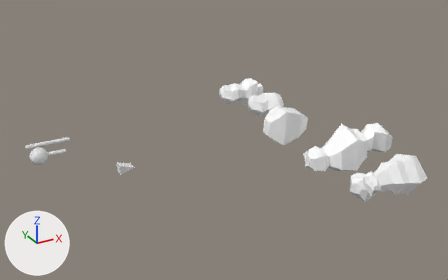
What one commit did to the glTF model public/3d/matthaikirchplatz.glb.
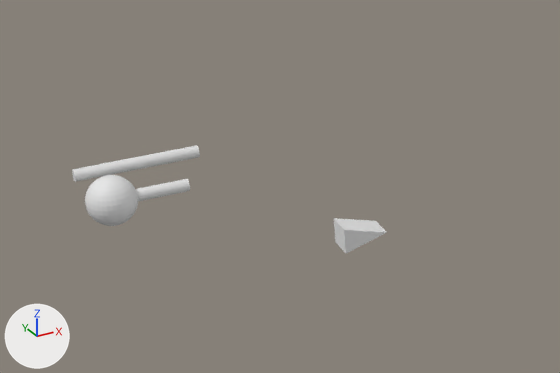
Each version is shown whole from a 50 mm camera at (-11.21, -34.92, 17.84) aimed at (7.43, -1.02, 0.88), then close up on the part from 0% to 44% of the width and 31% to 77% of the height. The lights are fixed; the arrows at lower left show +X, +Y and +Z. Both versions are drawn at frame 185 of the action 'sphereAction'; the numbers are the values there.
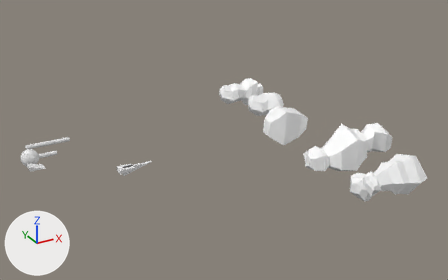
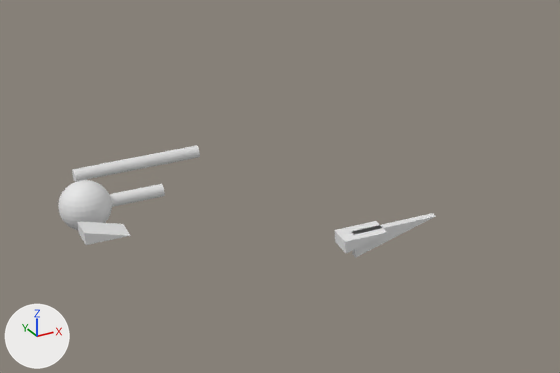
ob_beak is not drawn itself; it is the parent of ob_beaktop.

What changed in the scene script:
```text
Add me_plane_006:
    me_plane_006.from_pydata([(2.5, 0.09, 0.0), (0.5, 0.09, -0.58), (0.5, 0.09, 0.0), (2.5, -0.09, 0.0), (0.5, -0.09, 0.0), (0.5, -0.09, -0.58)], [], [(0, 1, 2), (3, 4, 5), (1, 0, 3), (1, 3, 5), (2, 1, 5), (2, 5, 4), (0, 2, 4), (0, 4, 3)])
Change ob_sphere:
    ob_sphere.location: (-3.83, 4.37, 0.0) -> (-4.44, 4.37, 0.0)
Change ob_beak:
    ob_beak.location: (0.0, 0.0, 0.0) -> (-5.117, 2.627, 0.0)
Add ob_beakthin:
    ob_beakthin = bpy.data.objects.new('beakThin', me_plane_006)
    ob_beakthin.location = (0.0, 0.0, 0.0)
```

Boxes (x1, y1, x2, y2) around the edits, measured in the close-ups (560 x 373 px):
'sphere', moved: before (85, 175, 190, 226); after (58, 180, 165, 230)
'beakTop', moved: before (334, 218, 386, 242); after (77, 221, 131, 245)
'beakThin', added: after (352, 213, 435, 258)
'beakBottom', unchanged, uncovered by the edit: before (335, 231, 387, 253); after (335, 221, 387, 253)
